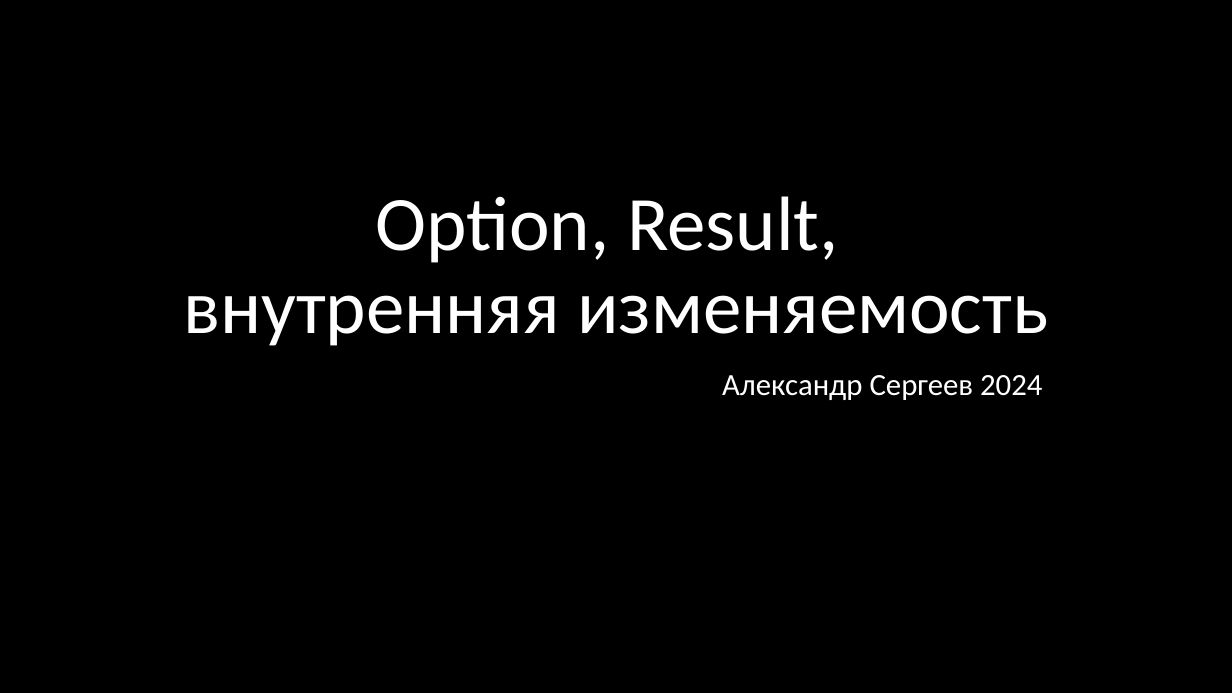
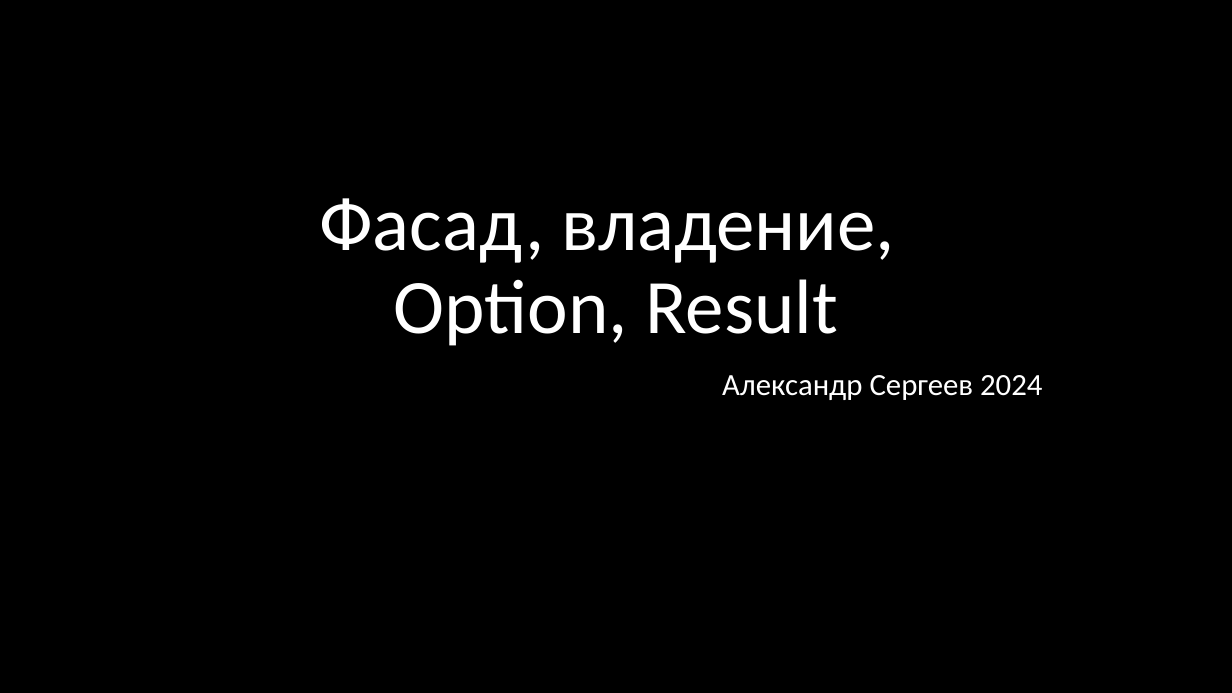
Before and after one commit to Gordon01/learn-rust, a slide deck: slide 37 of keynotes/Rust 2024.pptx (slide 42 before the commit). Drawn at 1232x693 pixels with LibreOffice and Linux fonts; fonts in the diff are those of the drawing. Boxes give left, top, right and bottom in pixels: in the first picture for what was removed or moved away, otherwise in the second. Text is boxed around its words. In the diff, an @@ line names an element or a change of style, - is before the commit and + after.

```diff
--- a/keynotes/Rust 2024.pptx
+++ b/keynotes/Rust 2024.pptx
@@ title at (319, 198, 895, 346): text changed @@
-Option, Result,
-внутренняя изменяемость
+Фасад, владение,
+Option, Result
```
Also in this commit, not shown: 2 other slides changed, 11 slides added, 2 slides removed, 3 other files.
